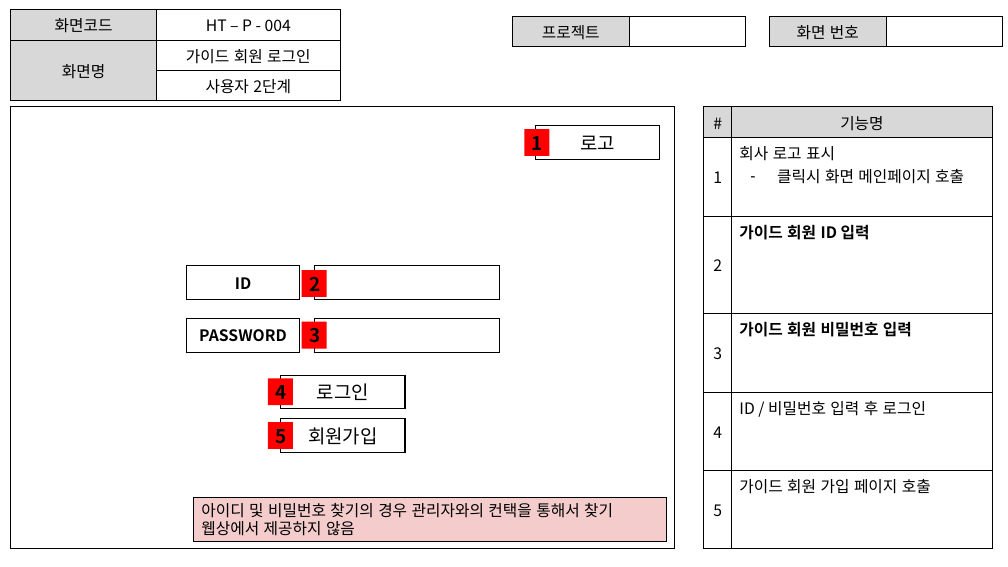
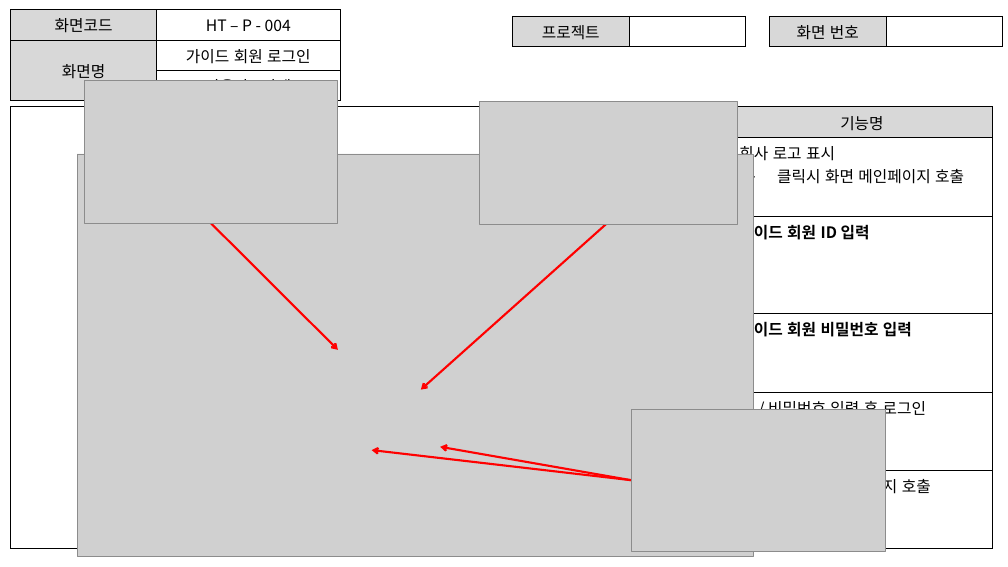
Before and after one commit to ezenteam2/TripMate, a slide deck: slide 4 of 0130현태.pptx. Drawn at 1008x567 pixels with LibreOffice and Linux fonts; fonts in the diff are those of the drawing; grey boxes stand for pictures. Boxes give left, top, right and bottom in pixels: in the first picture for what was removed or moved away, otherwise in the second. Text is boxed around its words. In the diff, an @@ line names an element or a change of style, - is before the commit and + after.

```diff
--- a/0130현태.pptx
+++ b/0130현태.pptx
@@ rectangle removed at [525,129,550,156] @@
-1
@@ rectangle removed at [535,126,659,160] @@
-로고
@@ rectangle removed at [187,266,299,300] @@
-ID
@@ rectangle removed at [315,266,499,300] @@
@@ rectangle removed at [302,270,327,296] @@
-2
@@ rectangle removed at [187,318,299,352] @@
-PASSWORD
@@ rectangle removed at [302,322,327,349] @@
-3
@@ rectangle removed at [315,318,499,352] @@
@@ rectangle removed at [268,379,293,405] @@
-4
@@ rectangle removed at [281,375,405,408] @@
-로그인
@@ rectangle removed at [281,419,405,452] @@
-회원가입
@@ group added at [77,80,885,557]: 4 pictures, 4 arrows @@
@@ rectangle removed at [268,422,293,448] @@
-5
@@ rectangle removed at [194,497,667,541] @@
-아이디 및 비밀번호 찾기의 경우 관리자와의 컨택을 통해서 찾기
-웹상에서 제공하지 않음
```
Also in this commit, not shown: 4 other slides changed, 7 slides added, 5 slides removed.
